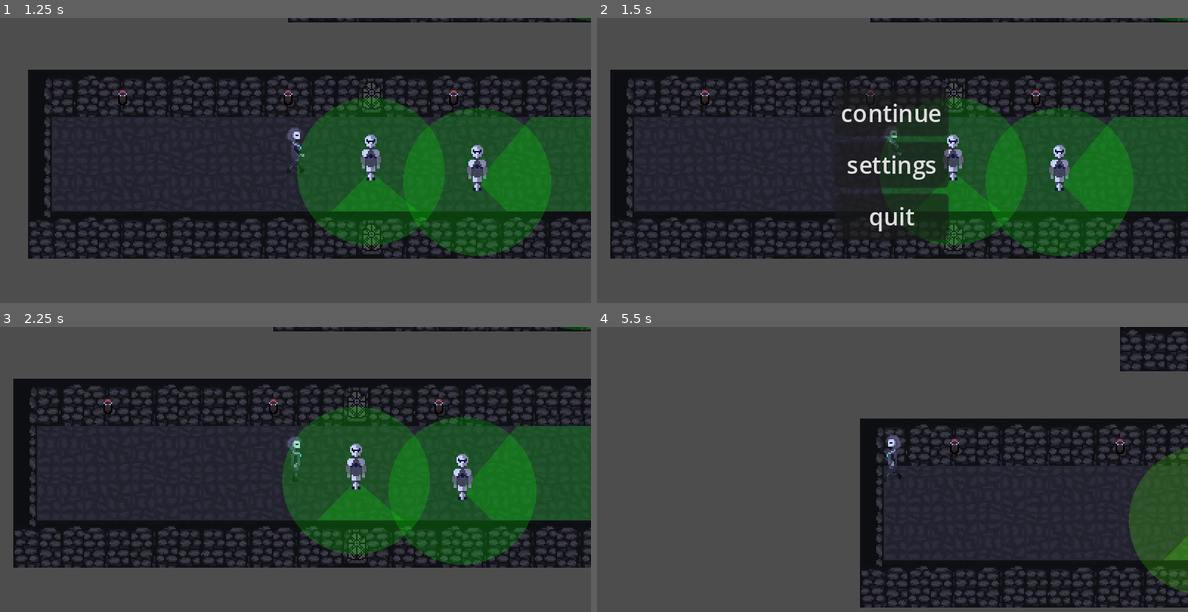
Above: before the commit, frames 1-4 (two rows, left to right).
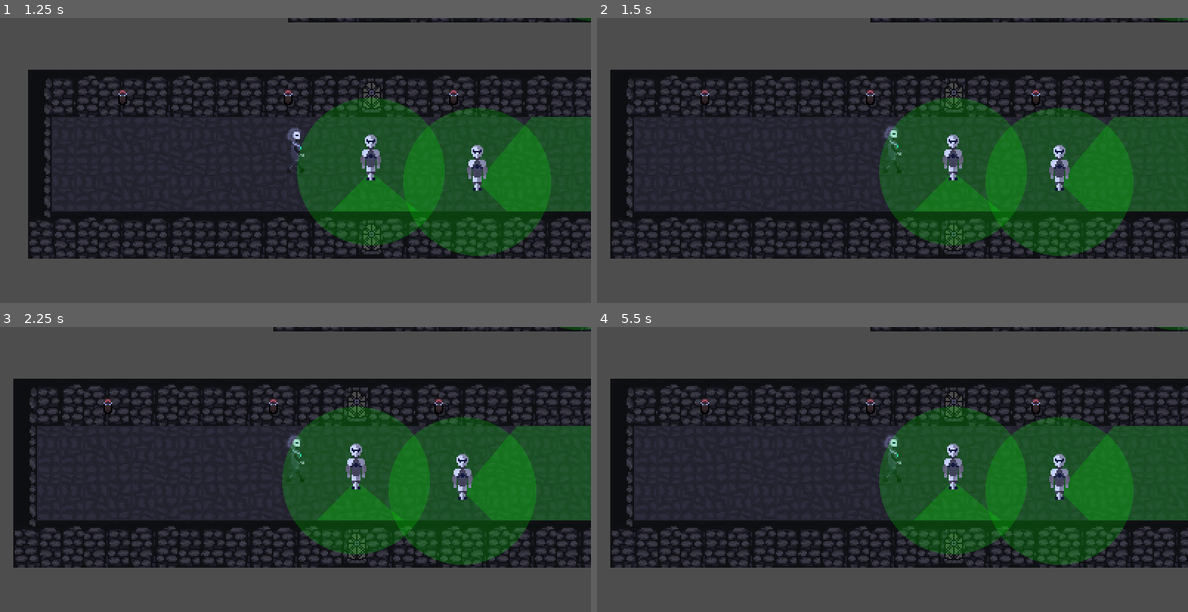
Above: after the commit, the same moments.

Repository: Svarshick/2D-Game-Jam-02.08.2024
Game: Godot game, scene res://main/Main.tscn
The game is run twice, just before and just after one commit, with the same random seed, the same clock (stepped at 60 frames per second) and the same inputs.
Inputs (mouse positions are in pixels of both pictures, inside the frame that each line leads up to):
- Up to frame 1 (1.25 s): hold D (right) from 0.53 s (still down)
- Up to frame 2 (1.5 s): release D (right) at 1.28 s; hold Escape (back) from 1.28 s (still down)
- Up to frame 3 (2.25 s): release Escape (back) at 2 s; click (295, 421) at 2 s, where only the run before the commit has a clickable "continue"
- Up to frame 4 (5.5 s): hold D (right) 2.78-3.53 s; tap Enter at 3.5 s; hold W (up) 3.53-4.28 s; hold A (left) from 4.28 s (still down)

Frame 1 is identical in both runs. In frame 2, 4.6% of the frame differs, in the area x 40-60%, y 25-78%; in frame 3, 0.1%; in frame 4, 66%, in the area x 2-100%, y 0-99%.

Commit message:
fixed vision color, minor changes in ui

Diff:
--- a/guard/guard.gd
+++ b/guard/guard.gd
@@ -57,7 +57,7 @@
 		elif value < statuses.SEE:
 			status = statuses.WORRY
 			status_color.r = 1;
-			status_color.g = (statuses.SEE - statuses.WORRY - value) / (statuses.SEE - statuses.WORRY)
+			status_color.g = (statuses.SEE - value) / (statuses.SEE - statuses.WORRY)
 		else:
 			status = statuses.SEE
 			status_color.r = 1;
@@ -87,8 +87,6 @@
 	for child in children:
 		if child is Checkpoint:
 			checkPoints.push_back(child)
-	for c in checkPoints:
-		print("YES " + str(c.global_position))
 	direction = direction.normalized()
 	speed = 50
 	vision_angle = 100
--- a/ui/main_menu.gd
+++ b/ui/main_menu.gd
@@ -42,33 +42,3 @@
 
 func _on_quit_button_pressed():
 	get_tree().quit()
-
-
-#OLD
-#extends VBoxContainer
-#
-#var _game_paused: bool = false:
-	#set(value):
-		#_game_paused = value
-		#_on_pause(value)
-#
-#func _ready():
-	#Events.game_paused.connect(_on_pause)
-	#_game_paused = get_tree().is_paused()
-#
-#
-#func _on_pause(paused: bool):
-	#get_tree().paused = paused
-	#if paused:
-		#show()
-	#else:
-		#hide()
-#
-#
-#func _input(event):
-	#if Input.is_action_just_pressed("pause"):
-		#_game_paused = not _game_paused
-#
-#
-#func _on_continue_button_pressed():
-	#_game_paused = false
--- a/ui/ui.tscn
+++ b/ui/ui.tscn
@@ -20,19 +20,21 @@
 script = ExtResource("1_ubp3d")
 
 [node name="ContinueButton" type="Button" parent="CenterContainer/MainMenu"]
+visible = false
 layout_mode = 2
 text = "continue"
 
 [node name="SettingsButton" type="Button" parent="CenterContainer/MainMenu"]
+visible = false
 layout_mode = 2
 text = "settings"
 
 [node name="QuitButton" type="Button" parent="CenterContainer/MainMenu"]
+visible = false
 layout_mode = 2
 text = "quit"
 
 [node name="GuardianSettings" type="VBoxContainer" parent="CenterContainer"]
-visible = false
 layout_mode = 2
 script = ExtResource("2_3nk01")
 
